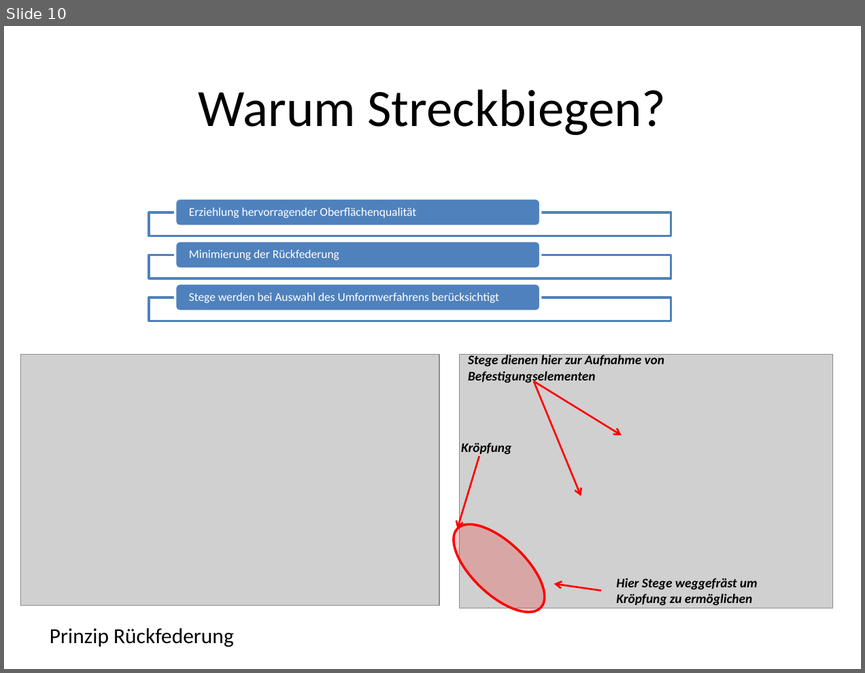
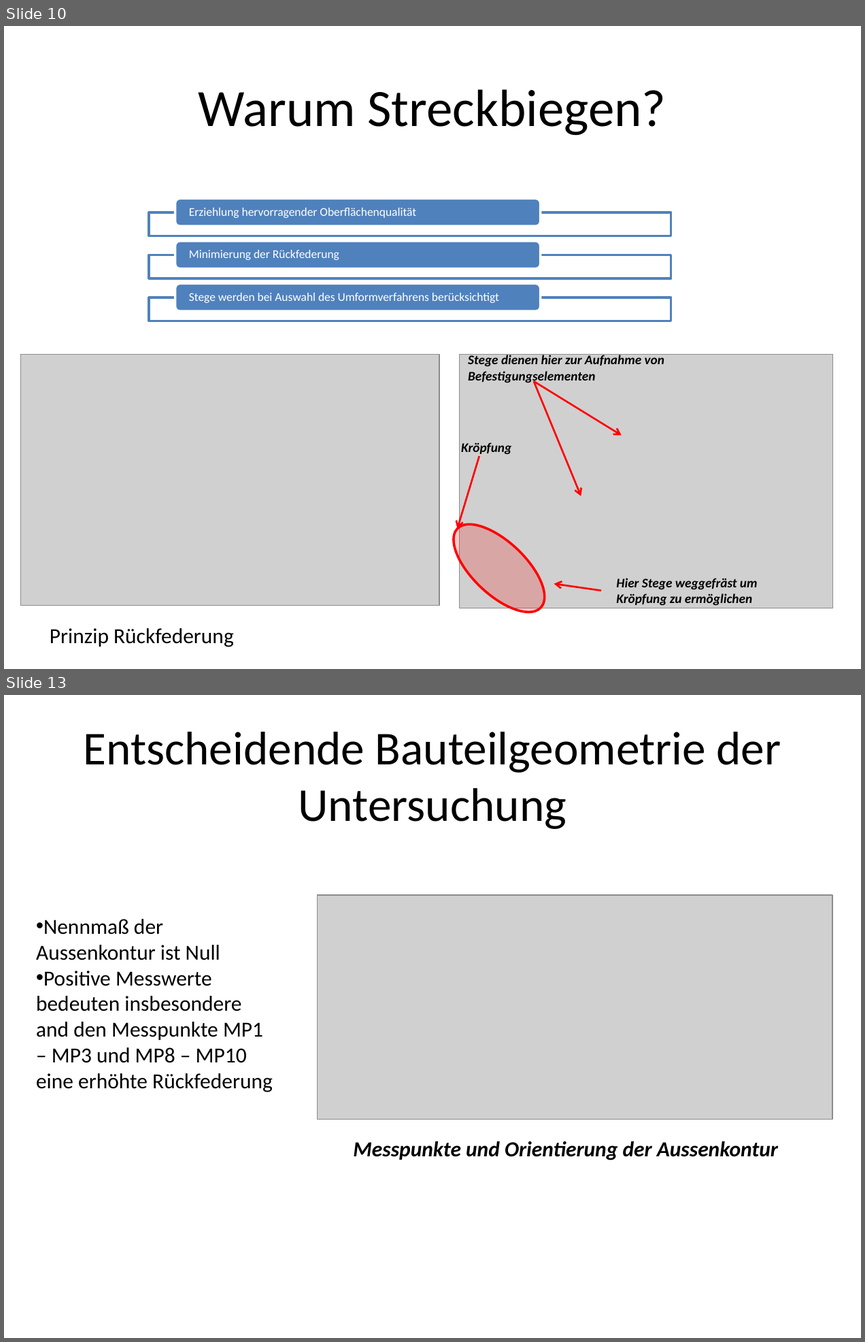
Before and after one commit to Benedikt2013/bacpraesent, a slide deck: PräsentationBachelorarbeitKaffanke.pptx. Shown one above the other, each under a label of ours: slide 10 before the commit, slides 10 and 13 after it; the slides between them are not shown. The pictures are 865x673 and 865x1342 pixels, drawn with LibreOffice and Linux fonts; fonts in the diff are those of the drawing; grey boxes stand for pictures. Boxes give left, top, right and bottom in pixels: in the first picture for what was removed or moved away, otherwise in the second. Text is boxed around its words. In the diff, an @@ line names an element or a change of style, - is before the commit and + after.

```diff
--- a/PräsentationBachelorarbeitKaffanke.pptx
+++ b/PräsentationBachelorarbeitKaffanke.pptx
@@ slide 13 added at [4, 695, 861, 1338], background #FFFFFF @@
@@ title added at [84, 732, 781, 829], 39.6 pt, text #000000 @@
+Entscheidende Bauteilgeometrie der Untersuchung
@@ picture added at [317, 895, 832, 1119] @@
@@ text added at [36, 919, 273, 1092], 18 pt, text #000000 @@
+• Nennmaß der Aussenkontur ist Null
+• Positive Messwerte bedeuten insbesondere and den Messpunkte MP1 – MP3 und MP8 – MP10 eine erhöhte Rückfederung
@@ text added at [353, 1141, 778, 1160], 18 pt, text #000000, bold, italic @@
+Messpunkte und Orientierung der Aussenkontur
```
Also in this commit, not shown: 1 slide changed, 6 other slides added, 5 other files.
